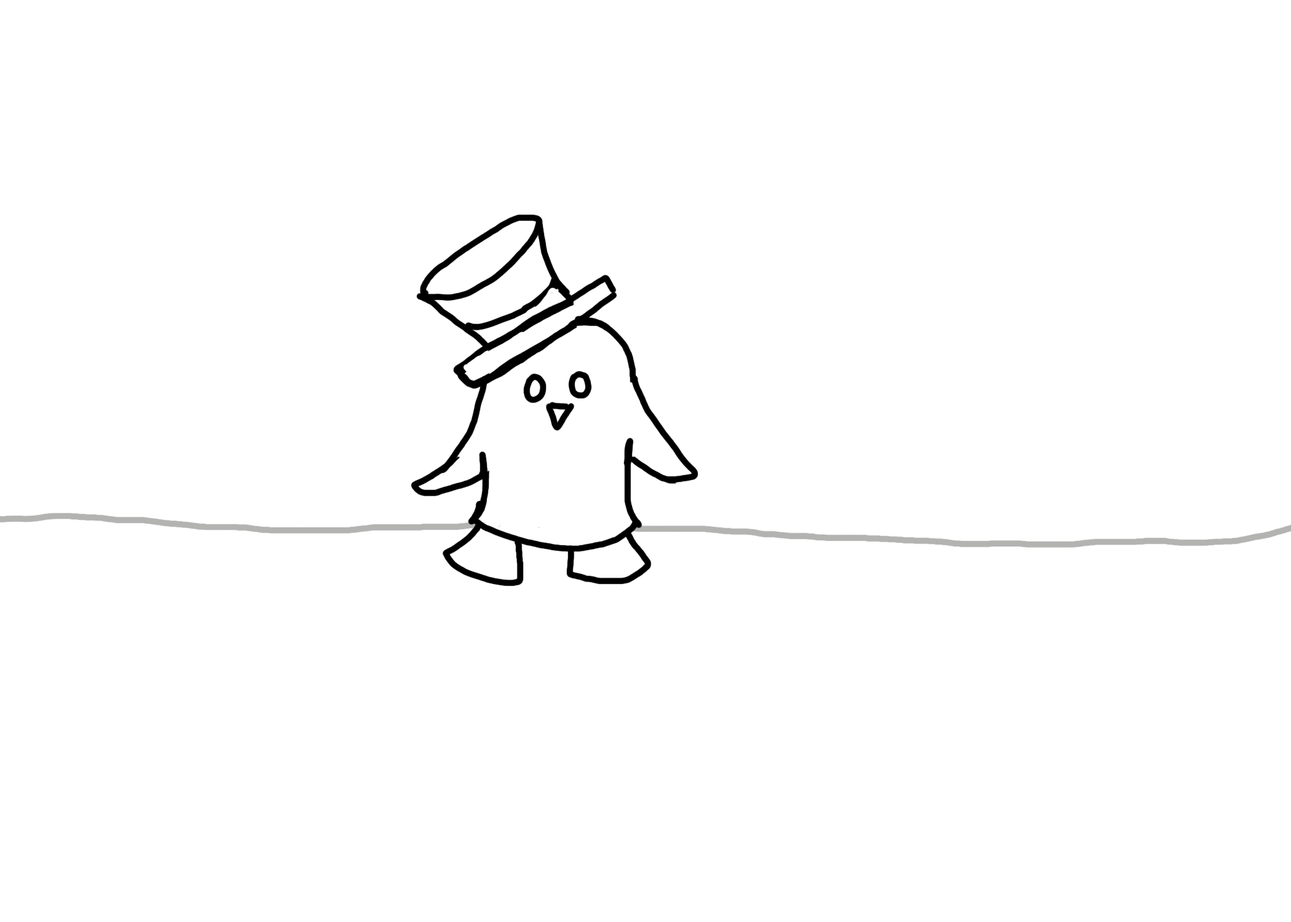
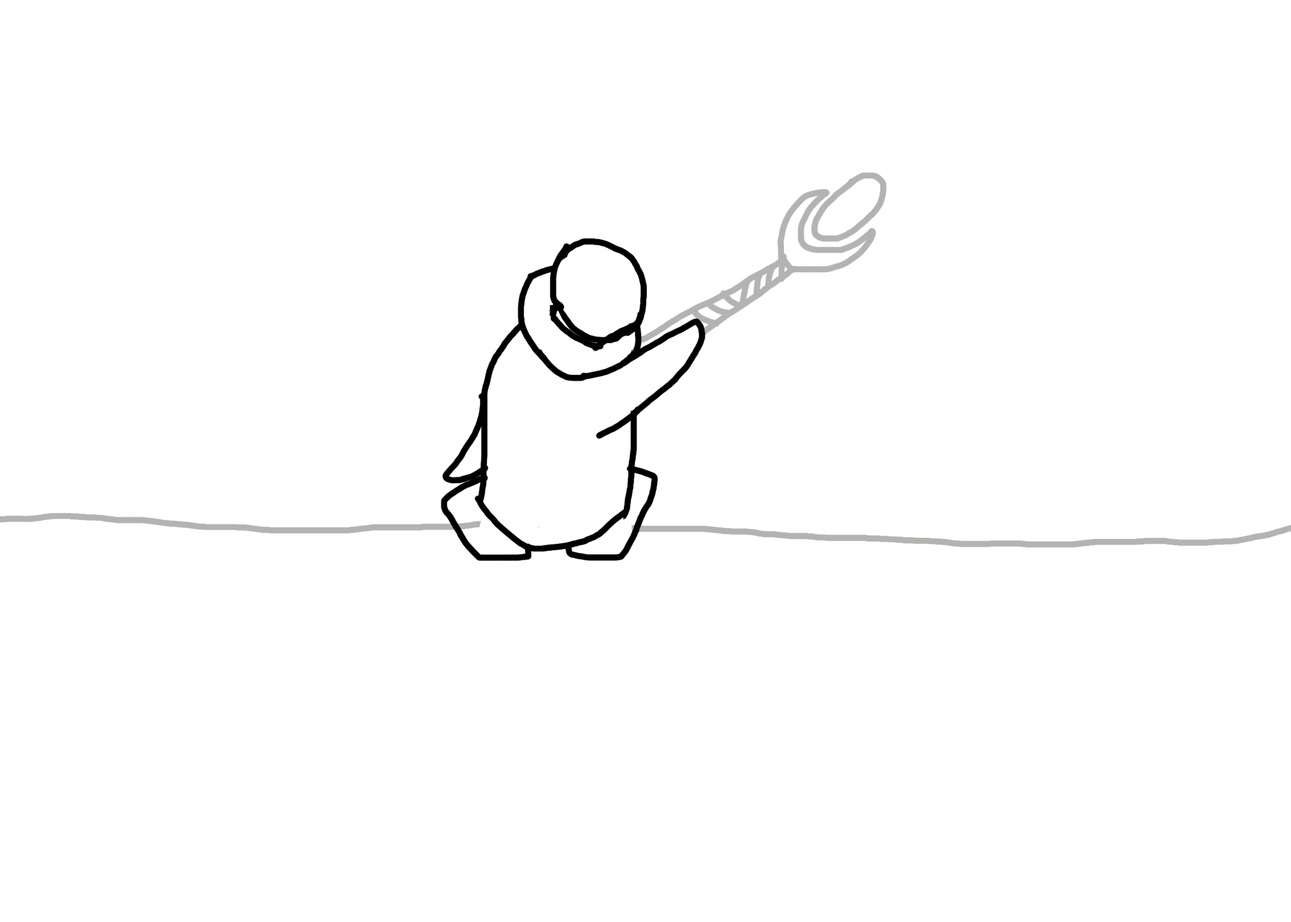
Layered file, before and after one edit (1291x922). Changes by layer:
added layer "Clip 8 Turn 5" above "Clip 8 Turn 4" over [440, 238, 707, 562]
renamed "Layer 1" to "Clip 1", hid it, opacity 100% → 28% over [410, 214, 699, 587]
added layer "B6" above "B5" over [637, 172, 888, 344]
